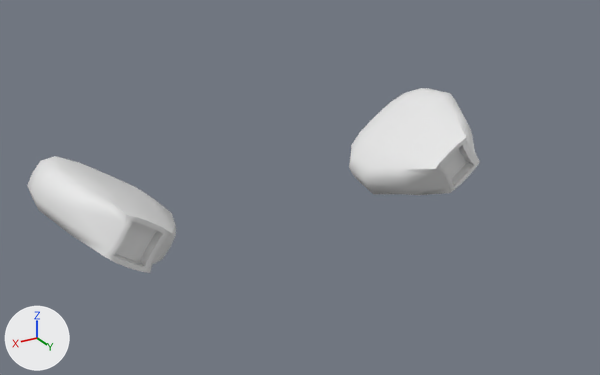
The FBX model src/models/fbx/engine4.fbx: old version first, new version second.
Camera for both pictures: a 50 mm lens placed at (9.91, 17.29, 10.88), pointed at (1.25, 2.86, 3.66). The axes (+X, +Y, +Z) are drawn at lower left. The lights are the same throughout.

Script lines for the objects in view, before the commit:
```python
me_cube_034 = bpy.data.meshes.new('Cube.034')
me_cube_034.from_pydata(...)  # 242 vertices, 476 faces; spans x -6.24..6.24, y -2.19..1.5, z 1.18..3.89
ob_engine4 = bpy.data.objects.new('engine4', me_cube_034)
ob_engine4.location = (0.0, 0.0, 0.0)
```
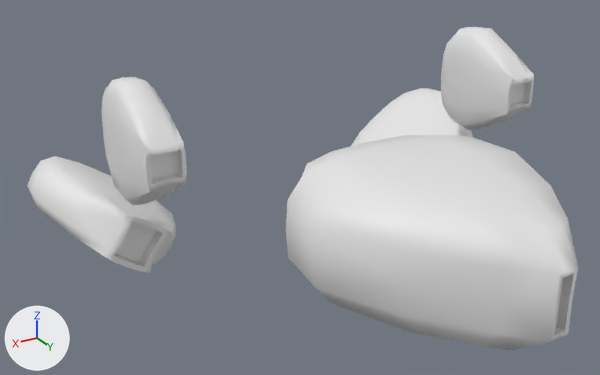
What changed in the scene script:
```text
Add me_cube_016:
    me_cube_016.from_pydata(...)  # 242 vertices, 476 faces; spans x -5.04..5.04, y 0.85..3.48, z 3.72..6.37
Add me_cube_013:
    me_cube_013.from_pydata(...)  # 114 vertices, 224 faces; spans x -2.7..2.7, y 3.28..9.29, z 2.28..4.96
Add ob_engine3_4:
    ob_engine3_4 = bpy.data.objects.new('engine3.4', me_cube_016)
    ob_engine3_4.location = (0.0, 0.0, 0.0)
Add ob_engine2_4:
    ob_engine2_4 = bpy.data.objects.new('engine2.4', me_cube_013)
    ob_engine2_4.location = (0.0, 0.0, 0.0)
```

Pixel boxes [x1, y1, x2, y2] of what changed, in the pictures (600 x 375 px):
'engine2.4', added: after [286, 135, 578, 350]
'engine3.4', added: after [101, 27, 534, 205]
